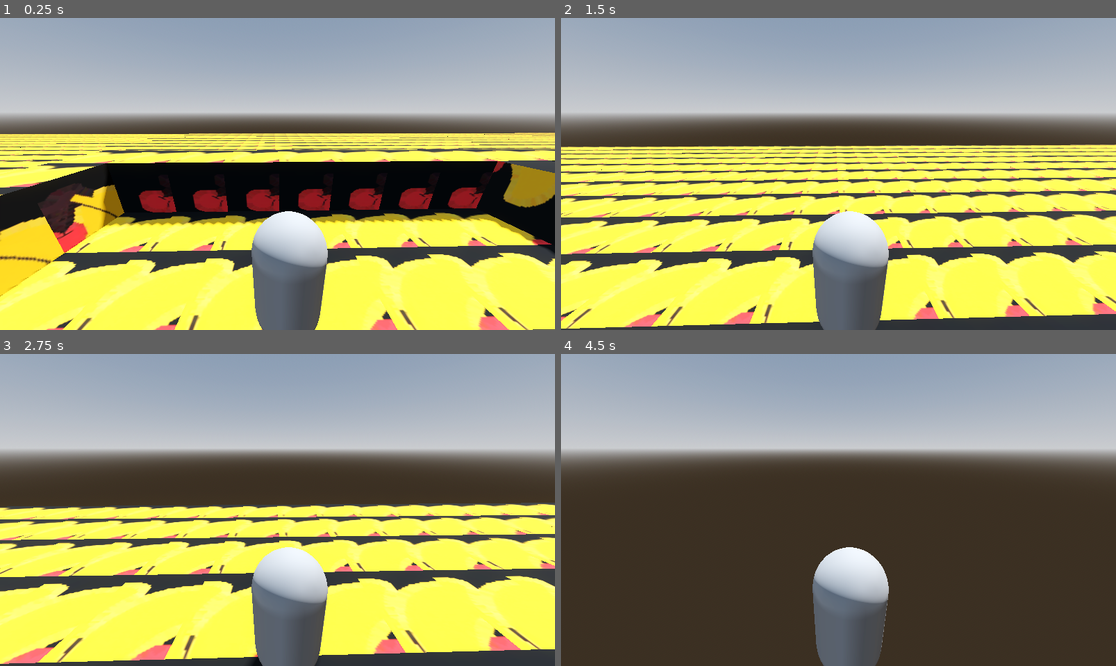
Above: before the commit, frames 1-4 (two rows, left to right).
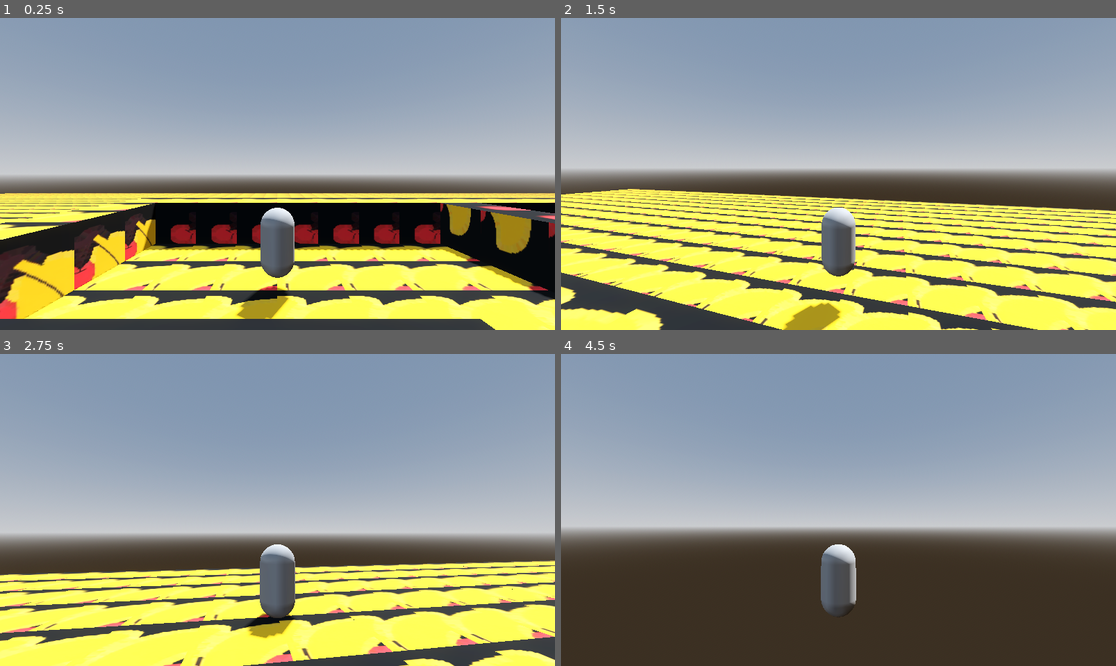
Above: after the commit, the same moments.

Repository: PHS-TSA/arch
Game: Godot game, scene res://scenes/main.tscn
Two runs of this game, one before a commit and one after it. Both use one fixed random seed, a clock stepped at 60 frames per second and the inputs below.
Inputs (mouse positions are in pixels of both pictures, inside the frame that each line leads up to):
- Up to frame 1 (0.25 s): no input
- Up to frame 2 (1.5 s): tap Enter (ui_accept) at 0.5, 0.77 s; move the mouse to (866, 174) at 0.52 s; hold Up (ui_up) from 0.53 s (still down); move the mouse to (810, 174) at 1.27 s
- Up to frame 3 (2.75 s): keep holding Up (ui_up); tap Enter (ui_accept) at 1.52 s; move the mouse to (288, 503) at 2.02 s
- Up to frame 4 (4.5 s): keep holding Up (ui_up); move the mouse to (832, 516) at 2.77 s; tap Enter (ui_accept) at 3.02, 3.77, 4.25 s; move the mouse to (877, 513) at 3.52 s; move the mouse to (794, 506) at 4.27 s

The runs differ from the first frame. In frame 1, 77% of the frame differs, in the area x 0-100%, y 9-100%; in frame 2, 68%; in frame 3, 77%, in the area x 0-100%, y 2-100%; in frame 4, 55%.

Commit message:
Escape mouse capture (#4)
* basic 1st person movement

* 3rd person camera

* camera

* cleanup

* fixed camera

---------

Signed-off-by: Sam G. <104700099+hey-1m-sam@users.noreply.github.com>
Co-authored-by: Tiffany <ttiffany.c8@gmail.com>
Co-authored-by: Sam G. <104700099+hey-1m-sam@users.noreply.github.com>

Diff:
--- a/scenes/main.tscn
+++ b/scenes/main.tscn
@@ -30,9 +30,3 @@
 
 [node name="CharacterBody3D" parent="." unique_id=603631026 instance=ExtResource("2_0wfyh")]
 transform = Transform3D(1, 0, 0, 0, 1, 0, 0, 0, 1, 0, 0.5, 0)
-
-[node name="Camera3D" type="Camera3D" parent="CharacterBody3D" unique_id=1366572285]
-transform = Transform3D(0.9997248, 0.0074480805, -0.022249483, 0.00061069714, 0.9396974, 0.3420066, 0.023455076, -0.341926, 0.9394341, -0.099488616, 1.117457, 0.8983754)
-current = true
-fov = 85.22021
-far = 100.0
